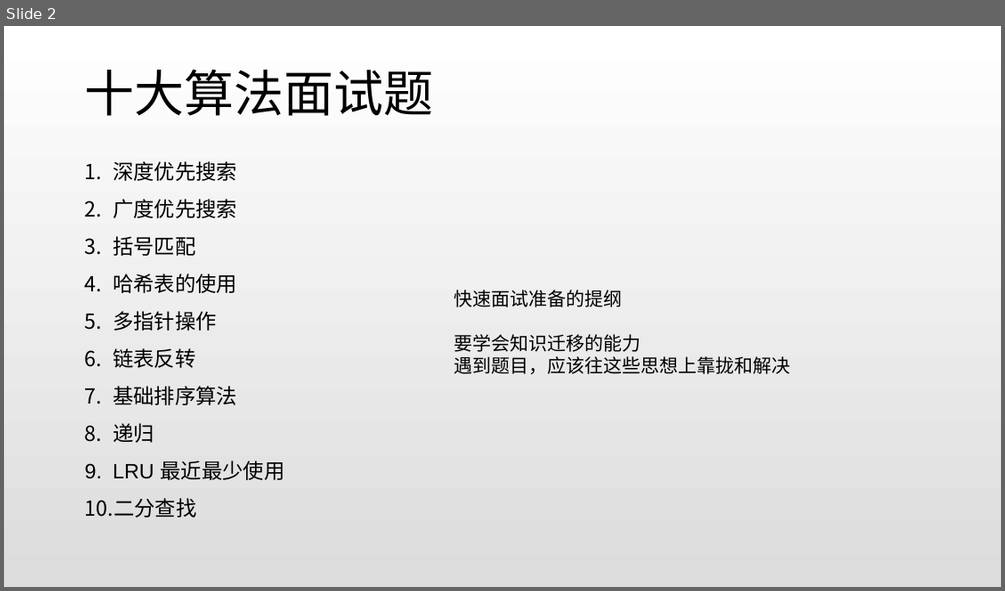
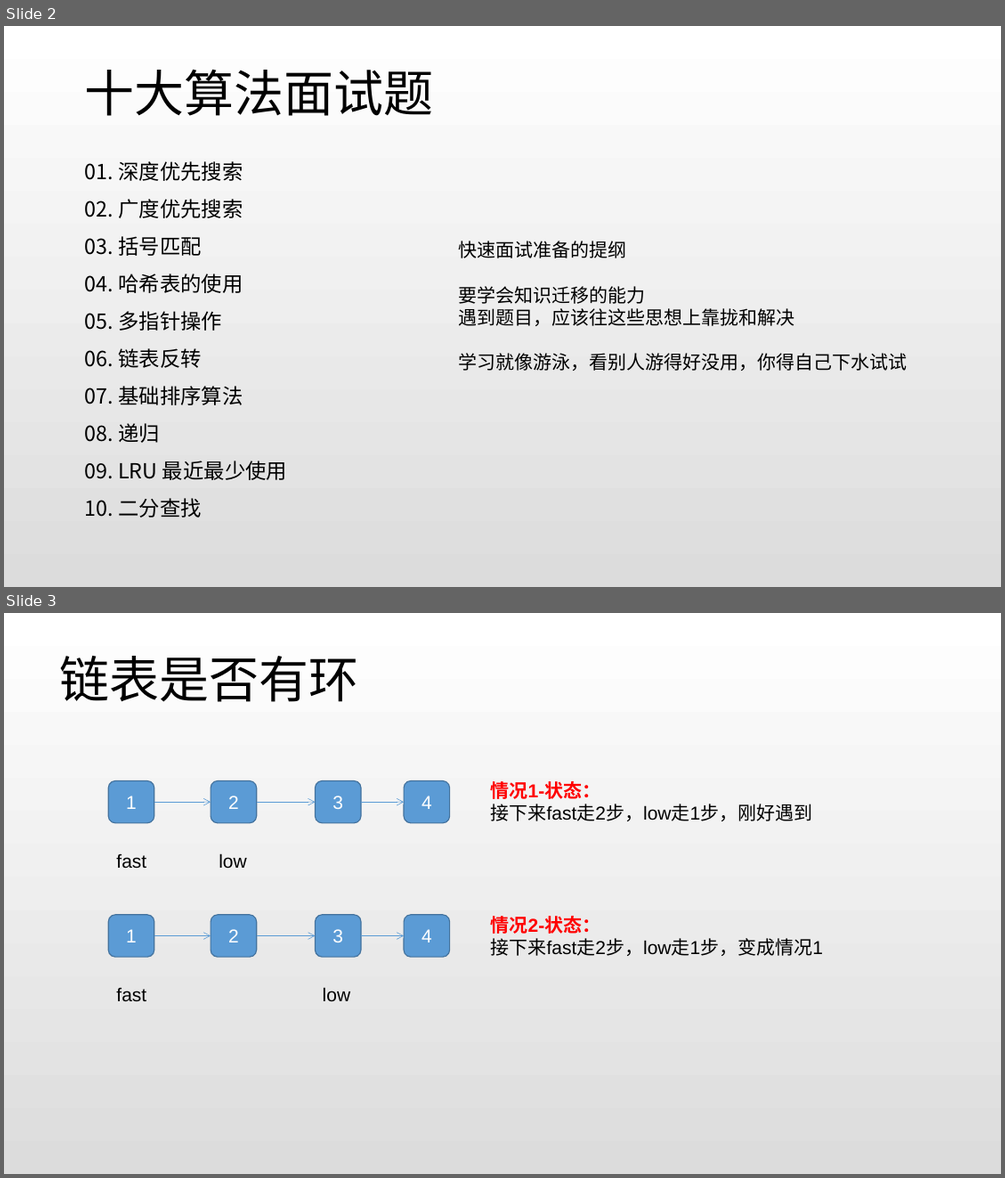
Before and after one commit to peiss/ant-learn-algorithm, a slide deck: 互联网公司十大算法面试题.pptx. Shown one above the other, each under a label of ours: slide 2 before the commit, slides 2 and 3 after it. The pictures are 1005x591 and 1005x1178 pixels, drawn with LibreOffice and Linux fonts; fonts in the diff are those of the drawing. Boxes give left, top, right and bottom in pixels: in the first picture for what was removed or moved away, otherwise in the second. Text is boxed around its words. In the diff, an @@ line names an element or a change of style, - is before the commit and + after.

```diff
--- a/互联网公司十大算法面试题.pptx
+++ b/互联网公司十大算法面试题.pptx
@@ slide 3 added at [4, 613, 1001, 1174], background gradient #FFFFFF to #DCDCDC @@
@@ text added at [60, 656, 359, 702], 48 pt, text #000000 @@
+链表是否有环
@@ rounded rectangle added at [109, 780, 154, 822], fill #5B9BD5, outline #43739E 1 pt, 18 pt, text #FFFFFF @@
+1
@@ rounded rectangle added at [210, 780, 256, 822], fill #5B9BD5, outline #43739E 1 pt, 18 pt, text #FFFFFF @@
+2
@@ rounded rectangle added at [316, 780, 361, 822], fill #5B9BD5, outline #43739E 1 pt, 18 pt, text #FFFFFF @@
+3
@@ rounded rectangle added at [404, 780, 450, 822], fill #5B9BD5, outline #43739E 1 pt, 18 pt, text #FFFFFF @@
+4
@@ text added at [491, 781, 813, 821], 18 pt, text #000000 @@
+情况1-状态：
+接下来fast走2步，low走1步，刚好遇到
@@ arrow added from (154, 803) to (210, 803), #5B9BD5 0.5 pt @@
@@ arrow added from (257, 803) to (316, 803), #5B9BD5 0.5 pt @@
@@ arrow added from (361, 803) to (404, 803), #5B9BD5 0.5 pt @@
@@ text added at [116, 854, 146, 868], 18 pt, text #000000 @@
+fast
@@ text added at [218, 853, 246, 868], 18 pt, text #000000 @@
+low
@@ rounded rectangle added at [109, 915, 154, 957], fill #5B9BD5, outline #43739E 1 pt, 18 pt, text #FFFFFF @@
+1
@@ rounded rectangle added at [210, 915, 256, 957], fill #5B9BD5, outline #43739E 1 pt, 18 pt, text #FFFFFF @@
+2
@@ rounded rectangle added at [316, 915, 361, 957], fill #5B9BD5, outline #43739E 1 pt, 18 pt, text #FFFFFF @@
+3
@@ rounded rectangle added at [404, 915, 450, 957], fill #5B9BD5, outline #43739E 1 pt, 18 pt, text #FFFFFF @@
+4
@@ text added at [491, 916, 823, 956], 18 pt, text #000000 @@
+情况2-状态：
+接下来fast走2步，low走1步，变成情况1
@@ arrow added from (154, 936) to (210, 936), #5B9BD5 0.5 pt @@
@@ arrow added from (257, 936) to (316, 936), #5B9BD5 0.5 pt @@
@@ arrow added from (361, 936) to (404, 936), #5B9BD5 0.5 pt @@
@@ text added at [116, 988, 146, 1001], 18 pt, text #000000 @@
+fast
@@ text added at [323, 987, 350, 1001], 18 pt, text #000000 @@
+low
@@ slide 2 changed as well @@
@@ text at [85, 161, 287, 517]: text changed; font Arial to Noto Sans CJK SC @@
-1. 深度优先搜索
-2. 广度优先搜索
-3. 括号匹配
-4. 哈希表的使用
-5. 多指针操作
-6. 链表反转
-7. 基础排序算法
-8. 递归
-9. LRU 最近最少使用
-10. 二分查找
+01. 深度优先搜索
+02. 广度优先搜索
+03. 括号匹配
+04. 哈希表的使用
+05. 多指针操作
+06. 链表反转
+07. 基础排序算法
+08. 递归
+09. LRU 最近最少使用
+10. 二分查找
@@ text "快速面试准备的提纲": place and size @@
-text "快速面试准备的提纲" at [454, 289, 791, 374]
+text "快速面试准备的提纲" at [458, 240, 906, 370]
@@ text at [458, 353, 906, 370]: paragraph added @@
+学习就像游泳，看别人游得好没用，你得自己下水试试
```
Also in this commit, not shown: 1 other slide changed, 3 other slides added, 1 slide removed, 22 other files.
